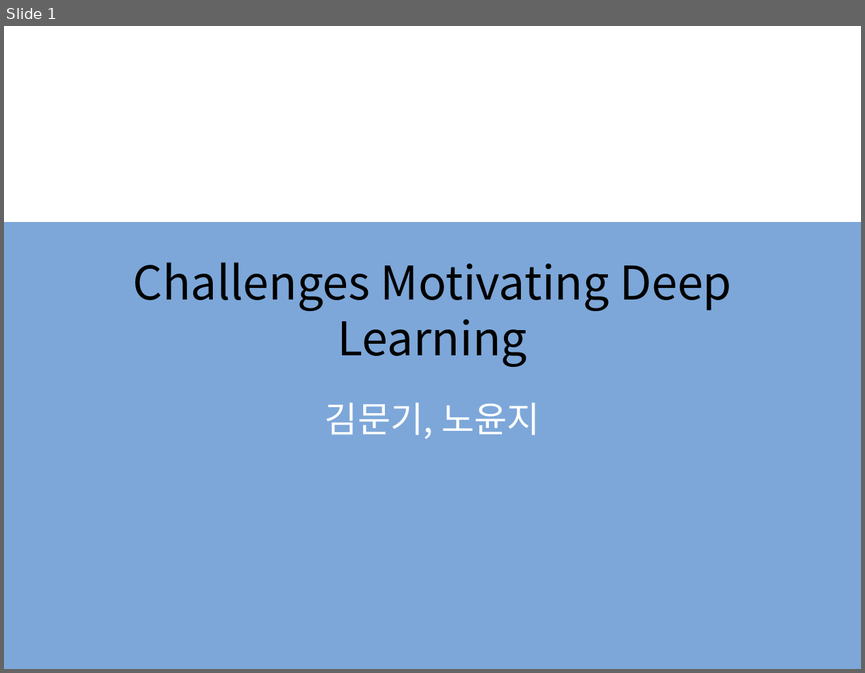
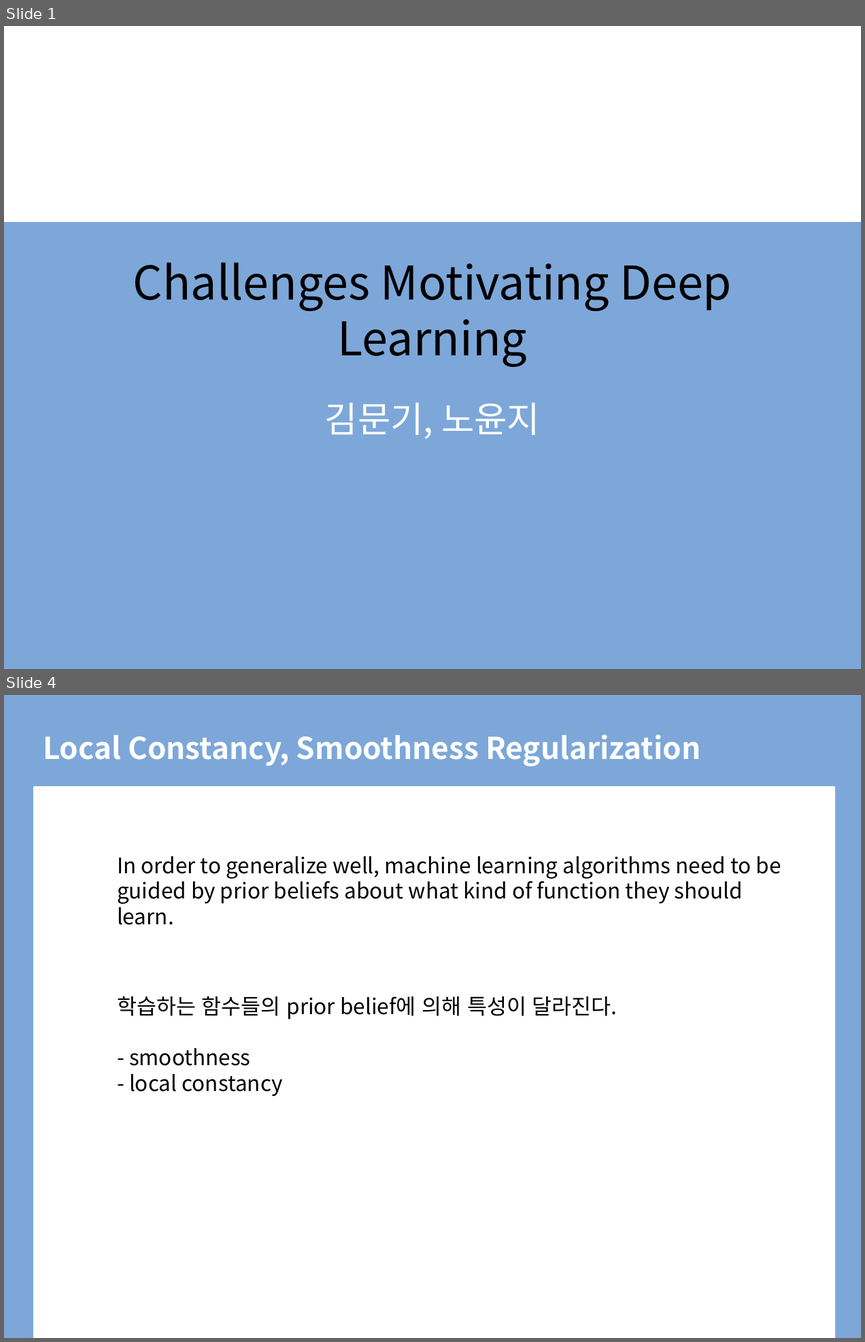
Before and after one commit to BLINK-ONCE/Storage, a slide deck: files/presentation/ppt/5.11 Challenges Motivating Deep Learning.pptx. Shown one above the other, each under a label of ours: slide 1 before the commit, slides 1 and 4 after it; the slides between them are not shown. The pictures are 865x673 and 865x1342 pixels, drawn with LibreOffice and Linux fonts; fonts in the diff are those of the drawing; background and template pictures are left out. Boxes give left, top, right and bottom in pixels: in the first picture for what was removed or moved away, otherwise in the second. Text is boxed around its words. In the diff, an @@ line names an element or a change of style, - is before the commit and + after.

Commit message:
Update file

```diff
--- a/files/presentation/ppt/5.11 Challenges Motivating Deep Learning.pptx
+++ b/files/presentation/ppt/5.11 Challenges Motivating Deep Learning.pptx
@@ slide 4 added at [4,695,861,1338], background #FFFFFF @@
@@ rectangle added at [4,695,861,1338], fill #7DA7D9, outline #7DA7D9 1.5 pt @@
@@ title added at [43,734,700,766], 25.2 pt, text #FFFFFF, bold @@
+Local Constancy, Smoothness Regularization
@@ rectangle added at [34,787,834,1338], fill #FFFFFF, outline #FFFFFF 1.5 pt @@
@@ text added at [117,856,781,925], 18 pt, text #000000 @@
+In order to generalize well, machine learning algorithms need to be guided by prior beliefs about what kind of function they should learn.
@@ text added at [117,996,617,1096], 18 pt, text #000000 @@
+학습하는 함수들의 prior belief에 의해 특성이 달라진다.
+- smoothness
+- local constancy
```
Also in this commit, not shown: 1 slide changed, 4 other slides added, 8 slides removed.
